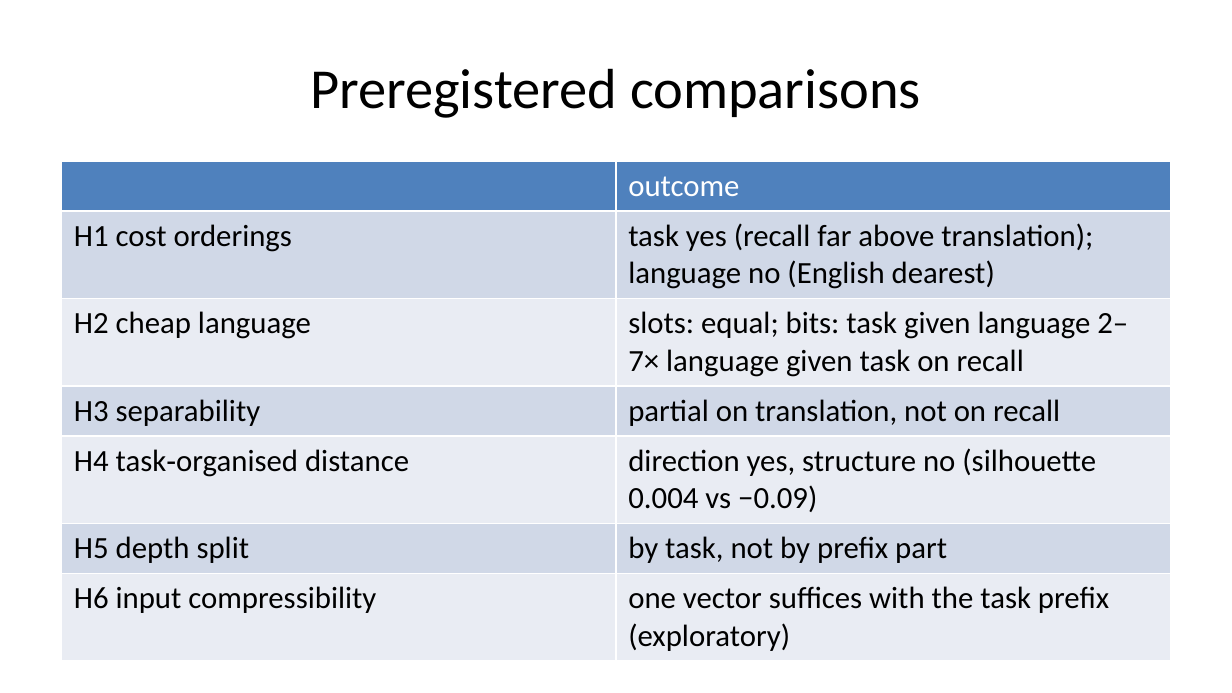
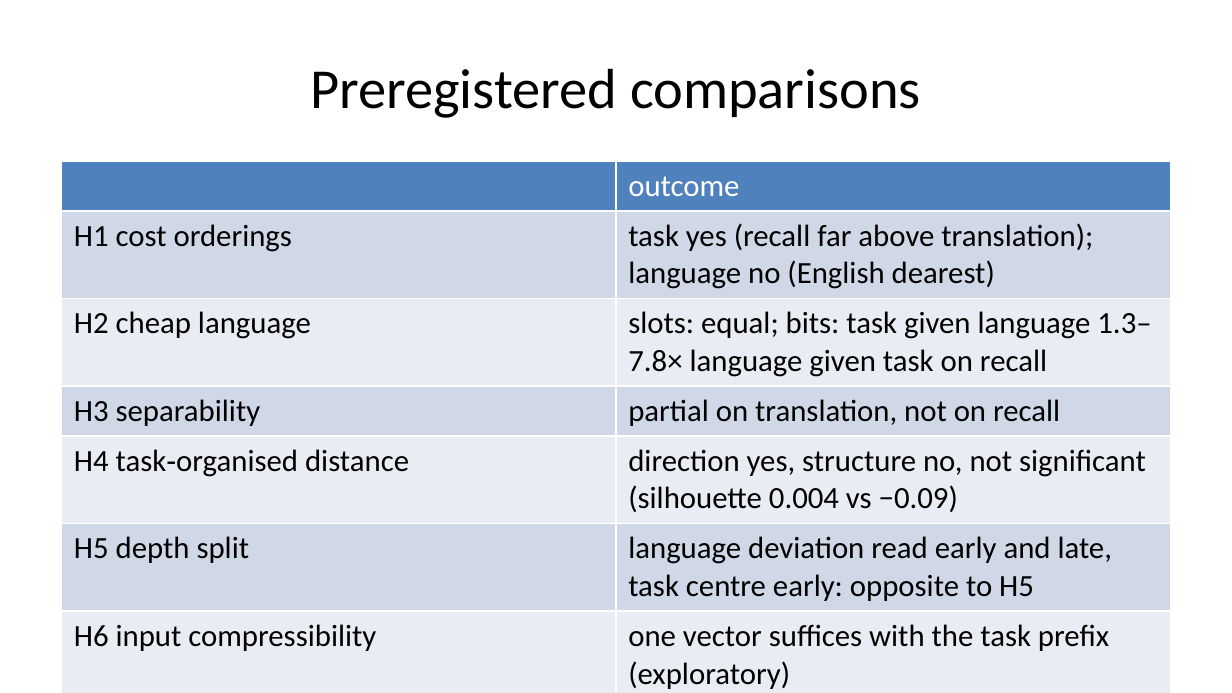
Before and after one commit to sirotenkogeorgii/prefix-programs, a slide deck: slide 17 of slides/slides.pptx (slide 16 before the commit). Drawn at 1232x693 pixels with LibreOffice and Linux fonts; fonts in the diff are those of the drawing. Boxes give left, top, right and bottom in pixels: in the first picture for what was removed or moved away, otherwise in the second. Text is boxed around its words. In the diff, an @@ line names an element or a change of style, - is before the commit and + after.

```diff
--- a/slides/slides.pptx
+++ b/slides/slides.pptx
@@ table at box(62, 161, 1170, 693) @@
-row 3, column 2: slots: equal; bits: task given language 2–7× language given task on recall
+row 3, column 2: slots: equal; bits: task given language 1.3–7.8× language given task on recall
-row 5, column 2: direction yes, structure no (silhouette 0.004 vs −0.09)
+row 5, column 2: direction yes, structure no, not significant (silhouette 0.004 vs −0.09)
-row 6, column 2: by task, not by prefix part
+row 6, column 2: language deviation read early and late, task centre early: opposite to H5
```
Also in this commit, not shown: 4 other slides changed, 1 slide added, 19 other files.
